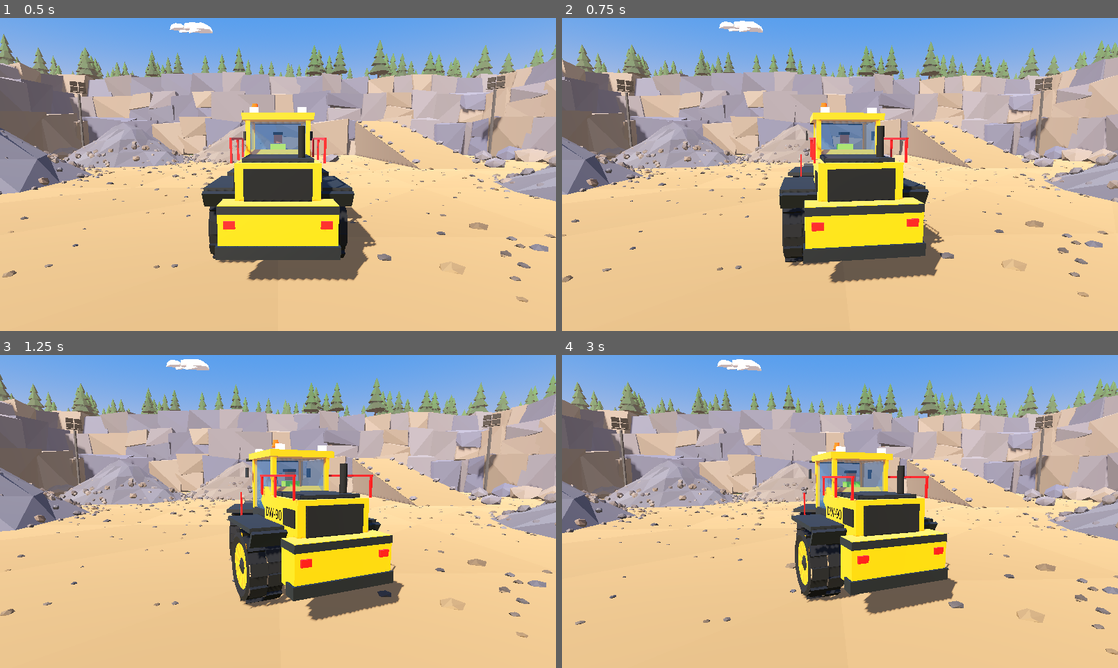
Above: before the commit, frames 1-4 (two rows, left to right).
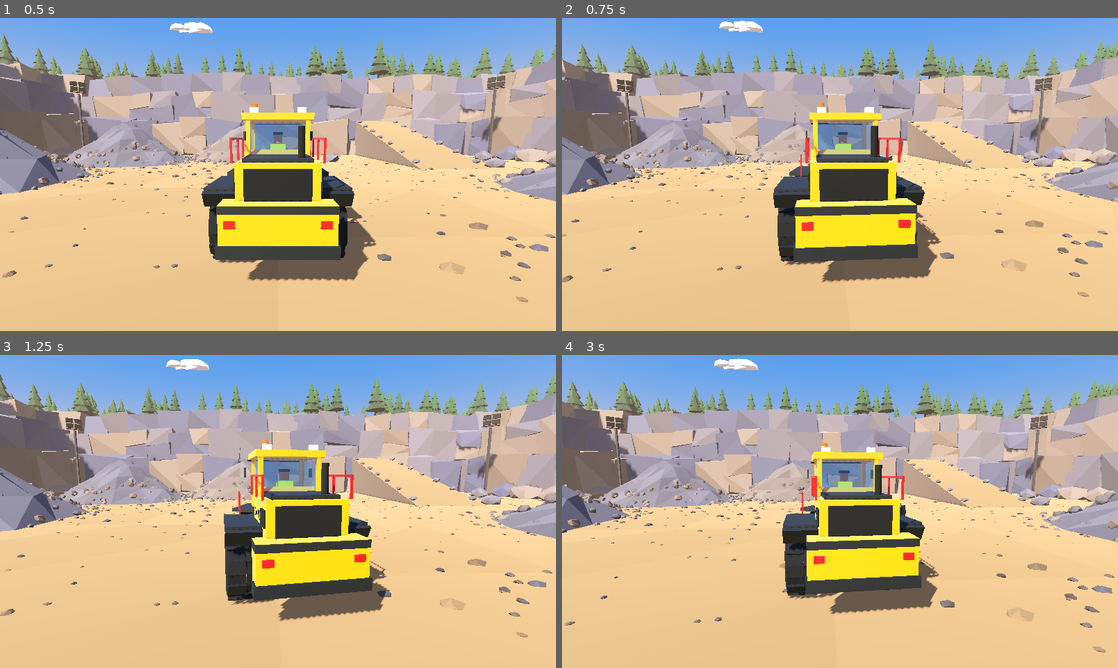
Above: after the commit, the same moments.

Repository: zooper/dirt-work
Game: Godot game, scene res://scenes/levels/quarry.tscn
The game is run twice, just before and just after one commit, with the same random seed, the same clock (stepped at 60 frames per second) and the same inputs.
Inputs (mouse positions are in pixels of both pictures, inside the frame that each line leads up to):
- Up to frame 1 (0.5 s): no input
- Up to frame 2 (0.75 s): tap Enter at 0.5 s; move the mouse to (962, 158) at 0.52 s; hold D (steer_right) from 0.53 s (still down); tap Q (camera_orbit_left) at 0.6 s; click (962, 158) at 0.67 s
- Up to frame 3 (1.25 s): keep holding D (steer_right); tap E (camera_orbit_right) at 0.8 s
- Up to frame 4 (3 s): release D (steer_right) at 1.25 s; drag from (728, 527) to (812, 574) at 1.27 s; move the mouse to (895, 442) at 2.02 s; hold D (steer_right) 2.03-2.75 s; hold W (throttle) 2.03-2.75 s; click (895, 442) at 2.17 s; tap L (tilt_dump) at 2.3 s; drag from (812, 574) to (673, 464) at 2.77 s

Frame 1 is identical in both runs. In frame 2, 3.3% of the frame differs, in the area x 38-69%, y 27-85%; in frame 3, 7.0%; in frame 4, 17%, in the area x 0-100%, y 1-96%.

Commit message:
fix(vehicles): articulation bends both frames symmetrically around the hinge; add cruise control

Diff:
--- a/scripts/vehicles/wheel_loader.gd
+++ b/scripts/vehicles/wheel_loader.gd
@@ -1,8 +1,9 @@
 class_name WheelLoader
 extends CharacterBody3D
 ## Articulated wheel loader. Arcade-style kinematic simulation tuned for feel,
-## not fidelity. The body origin sits at the articulation hinge; the front frame
-## (arms + bucket) defines heading, the rear frame swings by the articulation angle.
+## not fidelity. The body origin sits at the articulation hinge and its heading is
+## the bisector of the two frames: steering bends the front frame by +a/2 and the
+## rear frame by -a/2 around the hinge, like a real centre-articulated machine.
 ##
 ## This script knows nothing about input devices: a controller node
 ## (see PlayerLoaderInput) writes the control fields below each frame.
@@ -14,6 +15,8 @@
 var handbrake := false
 var lift_input := 0.0      ## -1 (lower) .. 1 (raise)
 var tilt_input := 0.0      ## -1 (curl back) .. 1 (dump)
+var cruise_active := false ## hold cruise_speed; any brake input cancels
+var cruise_speed := 4.0    ## m/s
 
 @export_group("Drive")
 @export var max_forward_speed := 8.0     ## m/s
@@ -53,17 +56,21 @@
 @onready var _rear_pivot: Node3D = $Chassis/RearPivot
 @onready var _arm_pivot: Node3D = $Chassis/FrontFrame/ArmPivot
 @onready var _bucket_pivot: Node3D = $Chassis/FrontFrame/ArmPivot/BucketPivot
+@onready var _front_frame: Node3D = $Chassis/FrontFrame
 @onready var _rear_shape: CollisionShape3D = $RearShape
+@onready var _front_shape: CollisionShape3D = $FrontShape
 @onready var _wheels: Array[Node3D] = [
 	$Chassis/FrontFrame/WheelFL, $Chassis/FrontFrame/WheelFR,
 	$Chassis/RearPivot/WheelRL, $Chassis/RearPivot/WheelRR,
 ]
 var _rear_shape_offset: Vector3
+var _front_shape_offset: Vector3
 var _wheel_spin := 0.0
 
 
 func _ready() -> void:
 	_rear_shape_offset = _rear_shape.position
+	_front_shape_offset = _front_shape.position
 	floor_snap_length = 0.6
 	floor_max_angle = deg_to_rad(38.0)
 	_apply_hydraulics()
@@ -75,7 +82,8 @@
 	_update_heading(delta)
 	_update_hydraulics(delta)
 
-	var forward := -global_transform.basis.z
+	# The hinge travels along the front frame's heading.
+	var forward := (-global_transform.basis.z).rotated(Vector3.UP, -articulation * 0.5)
 	var horizontal := forward * speed
 	velocity.x = horizontal.x
 	velocity.z = horizontal.z
@@ -94,22 +102,29 @@
 
 
 func _update_speed(delta: float) -> void:
+	if brake > 0.05:
+		cruise_active = false
+	var t := throttle
+	if cruise_active and speed < cruise_speed:
+		t = maxf(t, clampf((cruise_speed - speed) * 0.8, 0.0, 1.0))
 	var drive := 0.0
-	if throttle > 0.0 and speed >= -reverse_threshold:
-		drive += throttle * acceleration
+	if t > 0.0 and speed >= -reverse_threshold:
+		drive += t * acceleration
 	if brake > 0.0:
 		if speed > reverse_threshold:
 			drive -= brake * brake_deceleration
 		else:
 			drive -= brake * acceleration * 0.8   # reverse
-	if throttle > 0.0 and speed < -reverse_threshold:
-		drive += throttle * brake_deceleration  # throttle brakes while reversing
+	if t > 0.0 and speed < -reverse_threshold:
+		drive += t * brake_deceleration  # throttle brakes while reversing
 
 	speed += drive * delta
 	if handbrake:
 		speed = move_toward(speed, 0.0, brake_deceleration * 1.3 * delta)
-	elif is_zero_approx(throttle) and is_zero_approx(brake):
+	elif is_zero_approx(t) and is_zero_approx(brake):
 		speed = move_toward(speed, 0.0, rolling_drag * delta)
+	if cruise_active and speed > cruise_speed and t <= 0.01:
+		speed = move_toward(speed, cruise_speed, brake_deceleration * 0.3 * delta)
 	speed = clampf(speed, -max_reverse_speed, max_forward_speed)
 
 
@@ -143,10 +158,14 @@
 
 
 func _update_presentation(delta: float) -> void:
-	# Rear frame swings opposite to steering around the hinge.
-	_rear_pivot.rotation.y = articulation
-	_rear_shape.position = _rear_shape_offset.rotated(Vector3.UP, articulation)
-	_rear_shape.rotation.y = articulation
+	# Both frames bend around the hinge, half the articulation each.
+	var half := articulation * 0.5
+	_front_frame.rotation.y = -half
+	_rear_pivot.rotation.y = half
+	_front_shape.position = _front_shape_offset.rotated(Vector3.UP, -half)
+	_front_shape.rotation.y = -half
+	_rear_shape.position = _rear_shape_offset.rotated(Vector3.UP, half)
+	_rear_shape.rotation.y = half
 
 	_wheel_spin += speed / wheel_radius * delta
 	for w in _wheels:
--- a/tests/run_tests.gd
+++ b/tests/run_tests.gd
@@ -3,9 +3,20 @@
 ##   godot --headless --path . -s tests/run_tests.gd
 ## Exits with code 1 on any failure. Checks behaviour, not visuals or feel.
 
-const ACTIONS := ["throttle", "brake_reverse", "steer_left", "steer_right", "handbrake",
-	"lift_up", "lift_down", "tilt_back", "tilt_dump",
-	"camera_orbit_left", "camera_orbit_right", "camera_reset", "screenshot"]
+## Each player feature must be reachable from keyboard AND gamepad; a feature
+## may use several actions (e.g. keyboard keys + a gamepad modifier combo).
+const FEATURES := {
+	"drive": ["throttle", "brake_reverse"],
+	"steer": ["steer_left", "steer_right"],
+	"handbrake": ["handbrake"],
+	"loader arm/bucket": ["lift_up", "lift_down", "tilt_back", "tilt_dump",
+		"loader_modifier", "loader_stick_up", "loader_stick_down", "loader_stick_left", "loader_stick_right"],
+	"camera look": ["look_left", "look_right", "look_up", "look_down"],
+	"camera switch": ["camera_switch"],
+	"camera zoom": ["camera_zoom_in", "camera_zoom_out"],
+	"cruise control": ["cruise_toggle", "cruise_slower", "cruise_faster"],
+	"screenshot": ["screenshot"],
+}
 
 var _failures := 0
 
@@ -28,14 +39,28 @@
 
 
 func _test_input_map() -> void:
-	print("InputMap: every action has keyboard and gamepad bindings")
-	for a in ACTIONS:
+	print("InputMap: every feature has keyboard and gamepad bindings")
+	for feature in FEATURES:
 		var has_key := false
 		var has_pad := false
-		for ev in InputMap.action_get_events(a) if InputMap.has_action(a) else []:
-			has_key = has_key or ev is InputEventKey
-			has_pad = has_pad or ev is InputEventJoypadButton or ev is InputEventJoypadMotion
-		_check(has_key and has_pad, a)
+		var missing := []
+		for a in FEATURES[feature]:
+			if not InputMap.has_action(a):
+				missing.append(a)
+				continue
+			for ev in InputMap.action_get_events(a):
+				has_key = has_key or ev is InputEventKey or ev is InputEventMouseButton
+				has_pad = has_pad or ev is InputEventJoypadButton or ev is InputEventJoypadMotion
+		_check(has_key and has_pad and missing.is_empty(), "%s %s" % [feature, missing if missing else ""])
+	# Farming Simulator default keys for the front loader.
+	_check(_has_key("lift_up", KEY_J) and _has_key("lift_down", KEY_N) and _has_key("tilt_back", KEY_K) and _has_key("tilt_dump", KEY_M), "loader keys are J/N/K/M")
+
+
+func _has_key(action: String, key: Key) -> bool:
+	for ev in InputMap.action_get_events(action):
+		if ev is InputEventKey and ev.physical_keycode == key:
+			return true
+	return false
 
 
 func _frames(n: int) -> void:
@@ -79,11 +104,22 @@
 	await _frames(120)
 	_check(loader.articulation > deg_to_rad(20.0), "steering articulates the frame")
 	_check(loader.global_rotation.y < yaw0, "steering right turns clockwise")
+	var front := loader.get_node("Chassis/FrontFrame") as Node3D
+	var rear := loader.get_node("Chassis/RearPivot") as Node3D
+	_check(front.rotation.y < 0.0 and rear.rotation.y > 0.0 and is_equal_approx(-front.rotation.y, rear.rotation.y), "both frames bend symmetrically around the hinge")
 	loader.steer = 0.0
 	loader.throttle = 0.0
 	loader.brake = 1.0
 	await _frames(240)
 	_check(loader.speed < 0.0, "brake stops then reverses (speed %.2f)" % loader.speed)
+	loader.brake = 0.0
+	loader.cruise_speed = 3.0
+	loader.cruise_active = true
+	await _frames(240)
+	_check(absf(loader.speed - 3.0) < 0.3, "cruise control holds speed (%.2f m/s)" % loader.speed)
+	loader.brake = 1.0
+	await _frames(2)
+	_check(not loader.cruise_active, "brake cancels cruise control")
 	loader.brake = 0.0
 	loader.handbrake = true
 	await _frames(120)
